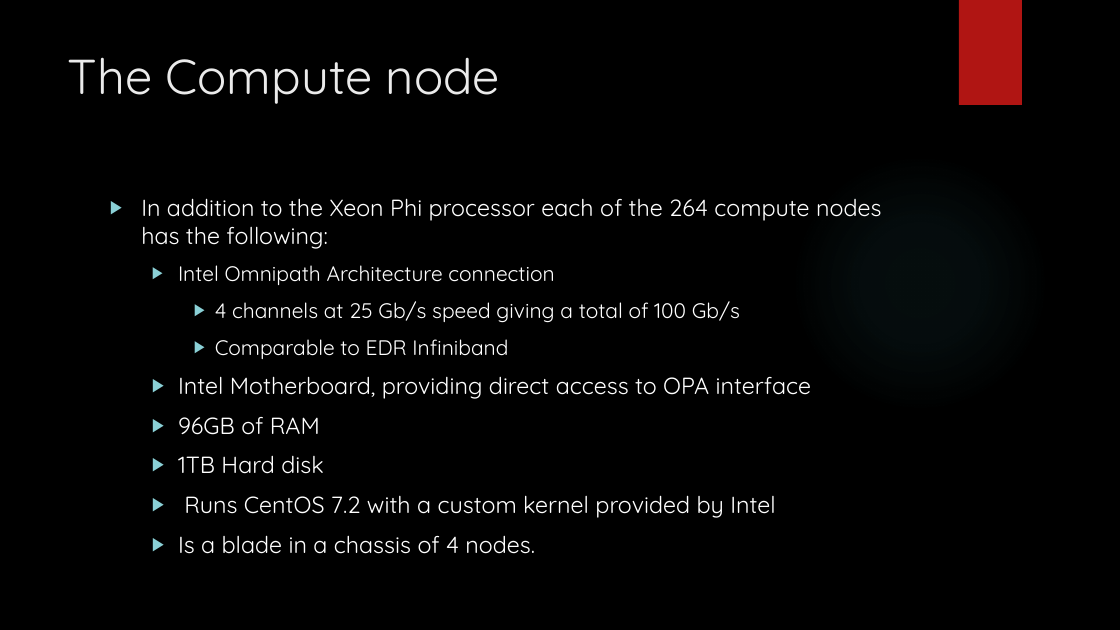
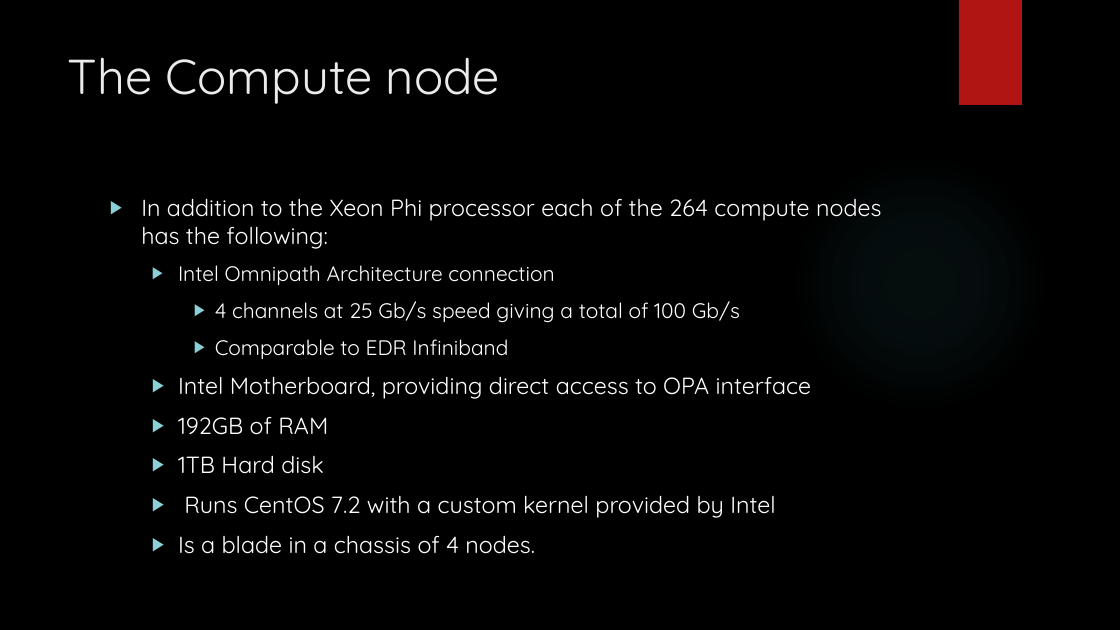
Before and after one commit to intentions/localtalk, a slide deck: slide 6 of XeonPhiTalk.pptx. Drawn at 1120x630 pixels with LibreOffice and Linux fonts; fonts in the diff are those of the drawing; background and template pictures are left out. Boxes give left, top, right and bottom in pixels: in the first picture for what was removed or moved away, otherwise in the second. Text is boxed around its words. In the diff, an @@ line names an element or a change of style, - is before the commit and + after.

```diff
--- a/XeonPhiTalk.pptx
+++ b/XeonPhiTalk.pptx
@@ text at bbox=[178, 417, 328, 435]: text changed @@
-  ▶ 96GB of RAM
+  ▶ 192GB of RAM
```
Also in this commit, not shown: 2 other slides changed, 1 other file.
